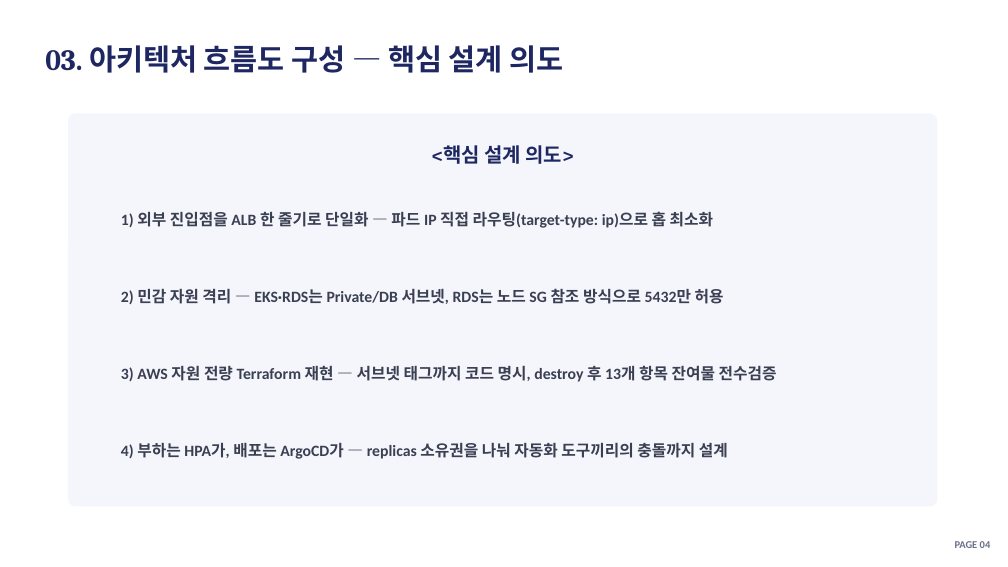
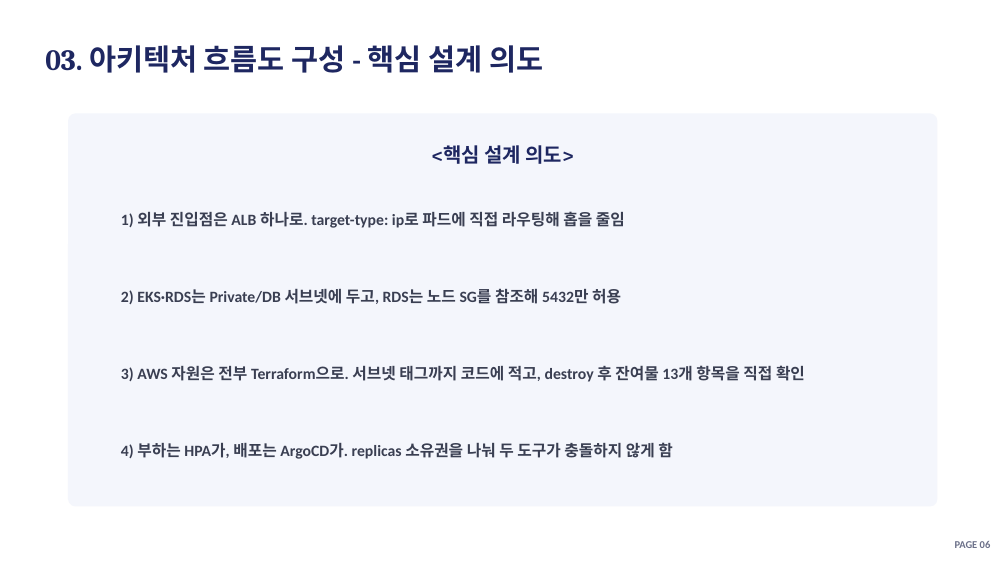
Before and after one commit to soc05272/eks-gitops-portfolio, a slide deck: slide 6 of docs/presentation.pptx. Drawn at 1008x567 pixels with LibreOffice and Linux fonts; fonts in the diff are those of the drawing. Boxes give left, top, right and bottom in pixels: in the first picture for what was removed or moved away, otherwise in the second. Text is boxed around its words. In the diff, an @@ line names an element or a change of style, - is before the commit and + after.

```diff
--- a/docs/presentation.pptx
+++ b/docs/presentation.pptx
@@ text at [45, 45, 543, 73]: text changed @@
-03. 아키텍처 흐름도 구성 — 핵심 설계 의도
+03. 아키텍처 흐름도 구성 - 핵심 설계 의도
@@ text at [121, 212, 625, 228]: text changed @@
-1) 외부 진입점을 ALB 한 줄기로 단일화 — 파드 IP 직접 라우팅(target-type: ip)으로 홉 최소화
+1) 외부 진입점은 ALB 하나로. target-type: ip로 파드에 직접 라우팅해 홉을 줄임
@@ text at [121, 288, 621, 304]: text changed @@
-2) 민감 자원 격리 — EKS·RDS는 Private/DB 서브넷, RDS는 노드 SG 참조 방식으로 5432만 허용
+2) EKS·RDS는 Private/DB 서브넷에 두고, RDS는 노드 SG를 참조해 5432만 허용
@@ text at [121, 365, 805, 382]: text changed @@
-3) AWS 자원 전량 Terraform 재현 — 서브넷 태그까지 코드 명시, destroy 후 13개 항목 잔여물 전수검증
+3) AWS 자원은 전부 Terraform으로. 서브넷 태그까지 코드에 적고, destroy 후 잔여물 13개 항목을 직접 확인
@@ text at [121, 443, 672, 459]: text changed @@
-4) 부하는 HPA가, 배포는 ArgoCD가 — replicas 소유권을 나눠 자동화 도구끼리의 충돌까지 설계
+4) 부하는 HPA가, 배포는 ArgoCD가. replicas 소유권을 나눠 두 도구가 충돌하지 않게 함
```
Also in this commit, not shown: 18 other slides changed, 1 slide removed, 3 other files.
